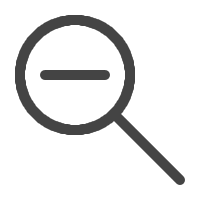
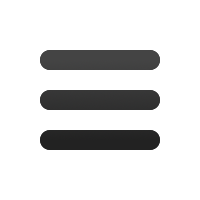
Two versions of the same layered image (200px x 200px). Layer-by-layer changes:
added layer "Calque #17" above "Calque #16" over [40, 50, 160, 150]
hid "Calque #14" over [15, 15, 185, 185]
